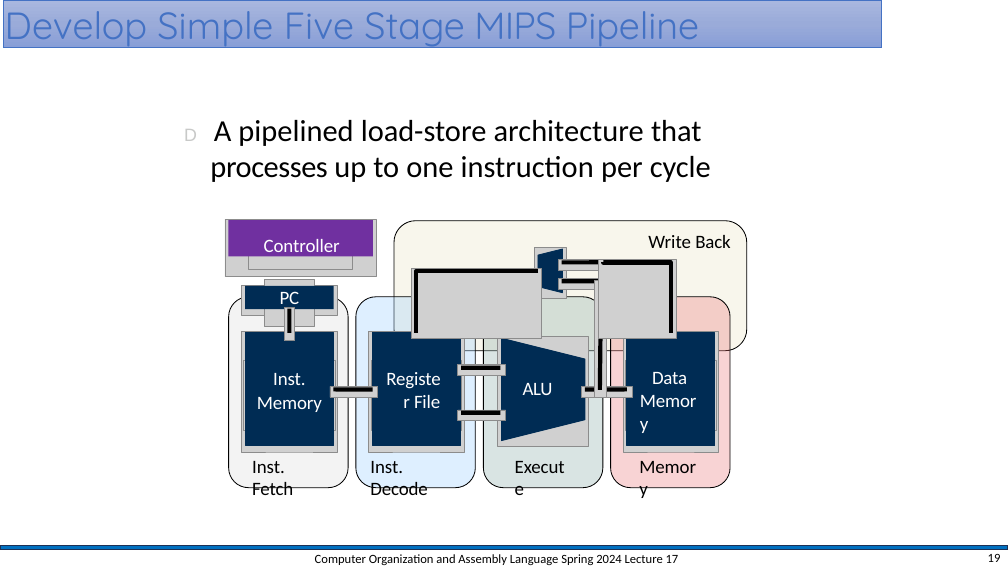
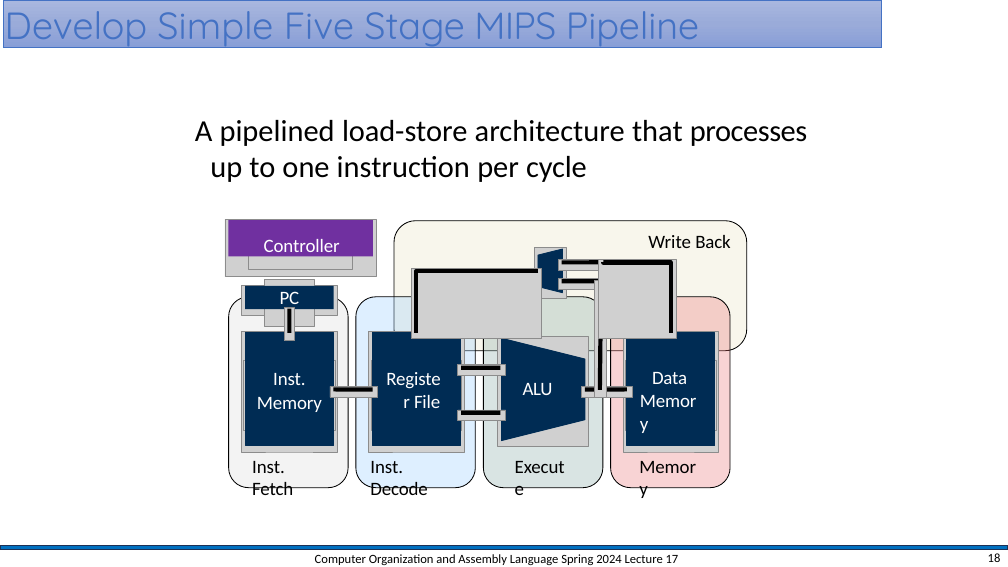
Before and after one commit to shahidmasud/shahidmasud.github.io, a slide deck: slide 18 of CompOrg_Lec17_Spr2024.pptx (slide 19 before the commit). Drawn at 1008x567 pixels with LibreOffice and Linux fonts; fonts in the diff are those of the drawing; grey boxes stand for pictures; background and template pictures are left out. Boxes give left, top, right and bottom in pixels: in the first picture for what was removed or moved away, otherwise in the second. Text is boxed around its words. In the diff, an @@ line names an element or a change of style, - is before the commit and + after.

```diff
--- a/CompOrg_Lec17_Spr2024.pptx
+++ b/CompOrg_Lec17_Spr2024.pptx
@@ text at (x1=195, y1=120, x2=807, y2=182): text changed @@
-D A pipelined load-store architecture that processes up to one instruction per cycle
+A pipelined load-store architecture that processes up to one instruction per cycle
@@ page number at (x1=988, y1=553, x2=1001, y2=562): text changed @@
-19
+18
```
Also in this commit, not shown: 16 other slides changed, 2 slides removed, 1 other file.
